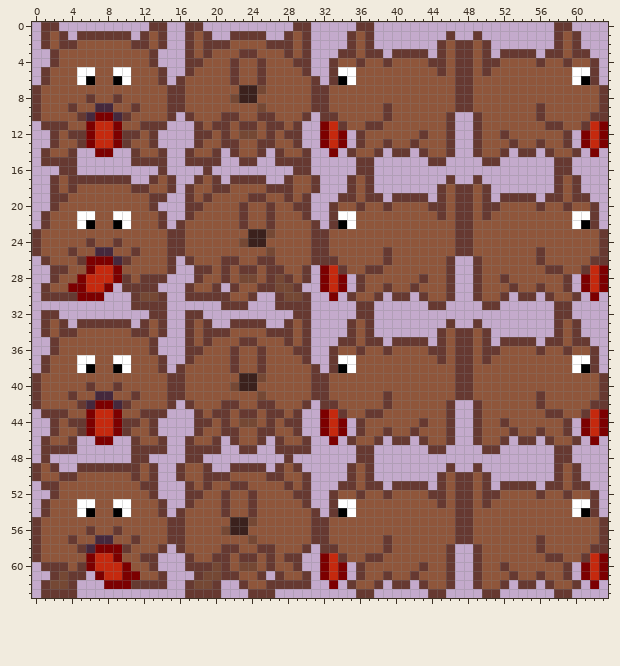
Two states of a pixel-art sprite, Godot/Assets/Player Character/Walk.png. The picture above was drawn from the file before the commit.
The file is 64x64 pixels.
The same view after the edit:
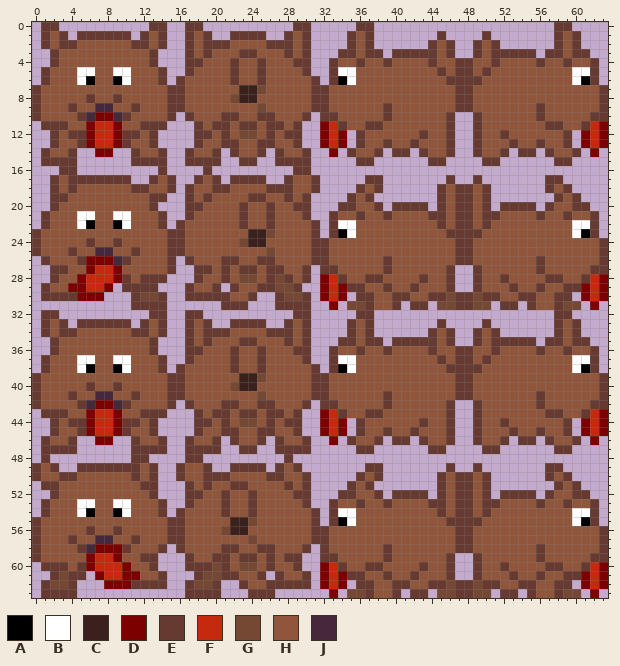
Palette (. is transparent): A #000000  B #ffffff  C #3b211d  D #7c0000  E #663931  F #c5290e  G #754834  H #8f563b  J #45283c
Difference:
Changed rows in their new state; - is an unchanged pixel.
first column x 44:
 1 -E.--.E-
 2 EHE..EHE
 3 EHE..EHE
 4 -H----H-
 6 --E--E--
first column x 32:
16 ----..--------------------..----
17 ---..-E------------------E-..---
18 ---.EHE------------------EHE.---
19 --.---.-....--------....-.---.--
20 -.EEH-E.EEEE.------.EEEE.E-HEE.-
21 --HHE--E----E------E----E--EHH--
22 --B----------E----E----------B--
23 .EAB----------E--E----------BAE.
25 -------H----------------H-------
26 -H------------HEEH------------H-
27 EEH--HHE----------------EHH--HEE
28 --EHHEE------------------EEHHE--
29 ---E------------------------E---
30 DFD.EEHH--HHEEGEEGEEHH--HHEE.DFD
31 -D-GG-HHE-EE.GGEEGG.EE-EHH-GG-D-
33 -------------E.--.E-------------
34 ------------EHE..EHE------------
35 ------------EHE..EHE------------
36 -------------H----H-------------
38 --------------E--E--------------
first column x 32:
48 ----..--------------------..----
49 ---..-E------------------E-..---
50 ---.EHE------------------EHE.---
51 --.---.-....--------....-.---.--
52 -.EEH-E.EEEE.------.EEEE.E-HEE.-
53 --HHE--E----E------E----E--EHH--
54 --B----------E----E----------B--
55 .EAB----------E--E----------BAE.
57 -------H----------------H-------
58 -H------------HEEH------------H-
59 EEH--HHE----------------EHH--HEE
60 --EHHEE------------------EEHHE--
61 ---E------------------------E---
62 DFD.EEHH--HHEEGEEGEEHH--HHEE.DFD
63 -D-GG-HHE-EE.GGEEGG.EE-EHH-GG-D-
